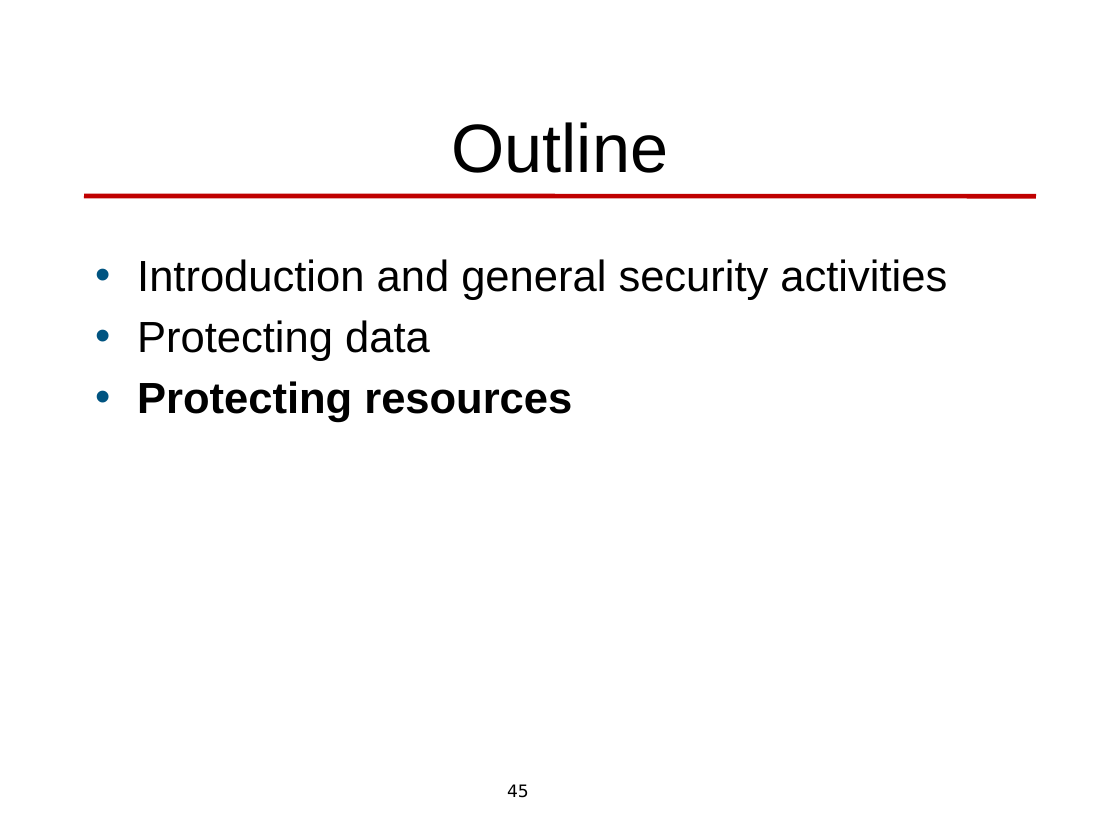
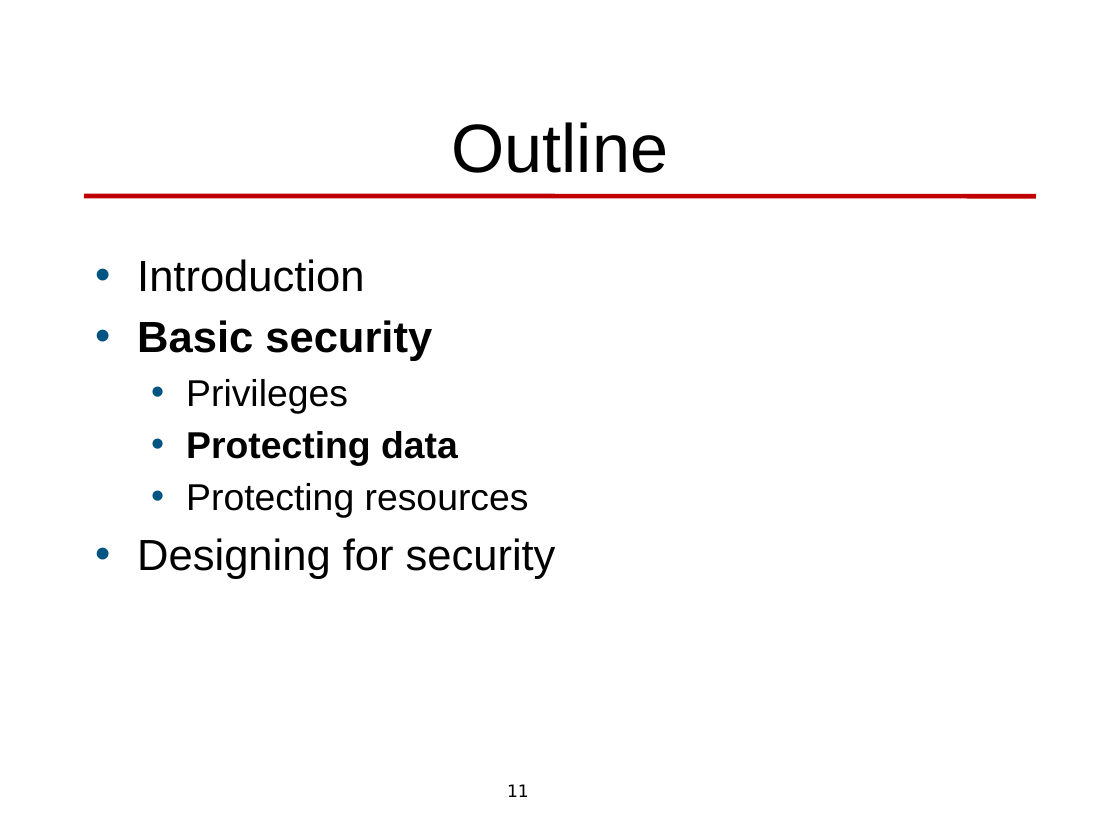
Before and after one commit to len-bass/architecture-design, a slide deck: slide 11 of security.pptx (slide 45 before the commit). Drawn at 1120x840 pixels with LibreOffice and Linux fonts; fonts in the diff are those of the drawing; background and template pictures are left out. Boxes give left, top, right and bottom in pixels: in the first picture for what was removed or moved away, otherwise in the second. Text is boxed around its words. In the diff, an @@ line names an element or a change of style, - is before the commit and + after.

```diff
--- a/security.pptx
+++ b/security.pptx
@@ text at [137,259,432,414]: text changed @@
-• Introduction and general security activities
+• Introduction
+• Basic security
+  • Privileges
@@ text at [186,431,529,518]: size 28 to 24 pt in "Protecting data", "Protecting resources"; bold on in "Protecting data"; bold off in "Protecting resources"; list level 1 to 2 in "Protecting data"; list level 1 to 2 in "Protecting resources" @@
@@ text at [137,538,556,579]: paragraph added @@
+• Designing for security
@@ page number at [507,784,529,797]: text changed @@
-45
+11
```
Also in this commit, not shown: 17 other slides changed, 8 slides added, 7 slides removed, 7 other files.
